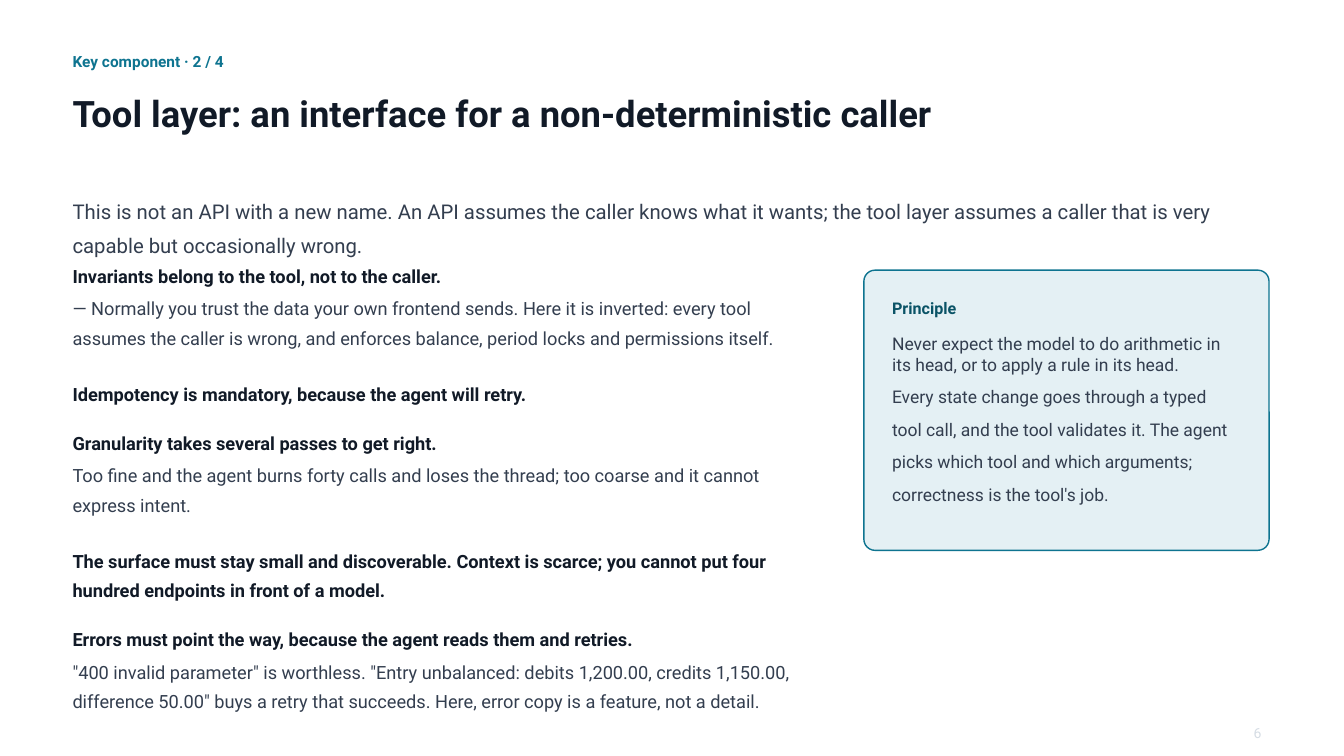
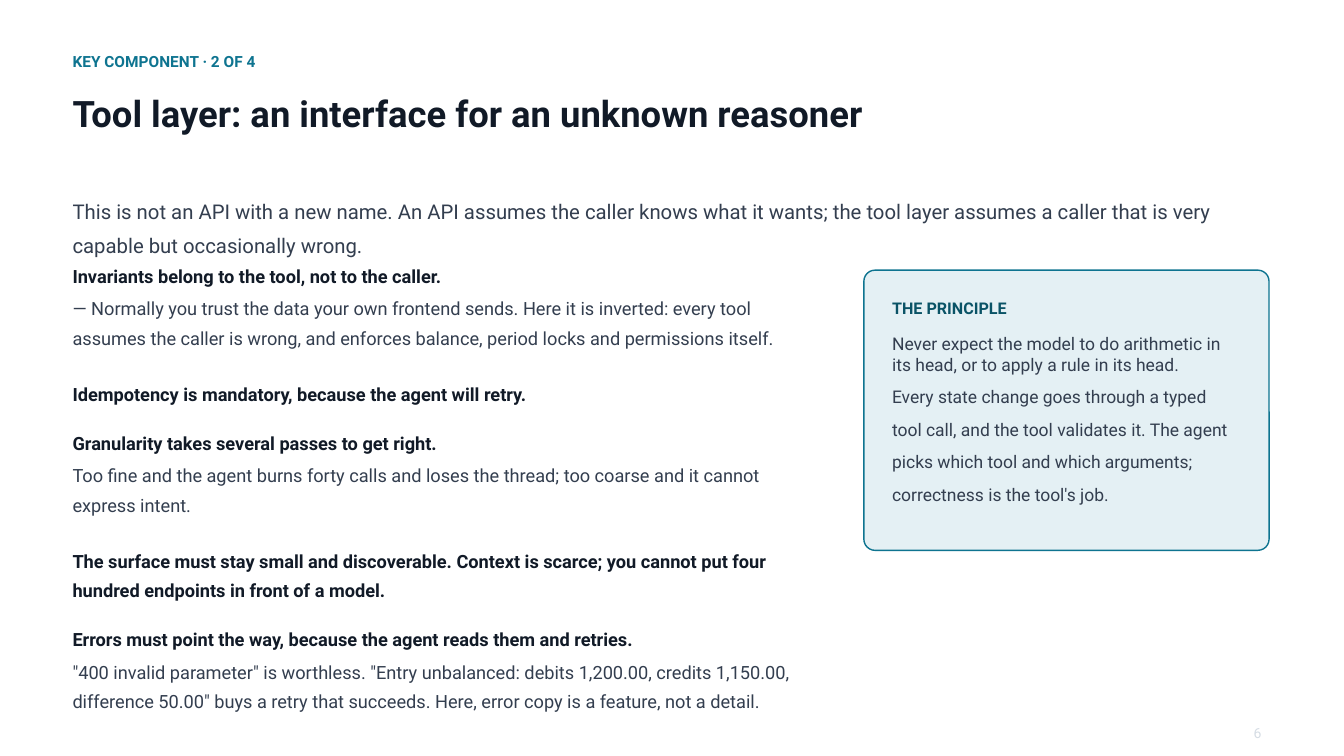
Before and after one commit to cllu/aimi-accounting-software-proposal, a slide deck: slide 7 of agent-native-accounting-deck.pptx. Drawn at 1344x756 pixels with LibreOffice and Linux fonts; fonts in the diff are those of the drawing. Boxes give left, top, right and bottom in pixels: in the first picture for what was removed or moved away, otherwise in the second. Text is boxed around its words. In the diff, an @@ line names an element or a change of style, - is before the commit and + after.

Commit message:
Update wording

```diff
--- a/agent-native-accounting-deck.pptx
+++ b/agent-native-accounting-deck.pptx
@@ text at [73, 56, 256, 67]: text changed @@
-Key component · 2 / 4
+KEY COMPONENT · 2 OF 4
@@ text at [73, 99, 862, 135]: text changed @@
-Tool layer: an interface for a non-deterministic caller
+Tool layer: an interface for an unknown reasoner
@@ text at [892, 302, 1007, 314]: text changed @@
-Principle
+THE PRINCIPLE
```
Also in this commit, not shown: 9 other slides changed.
